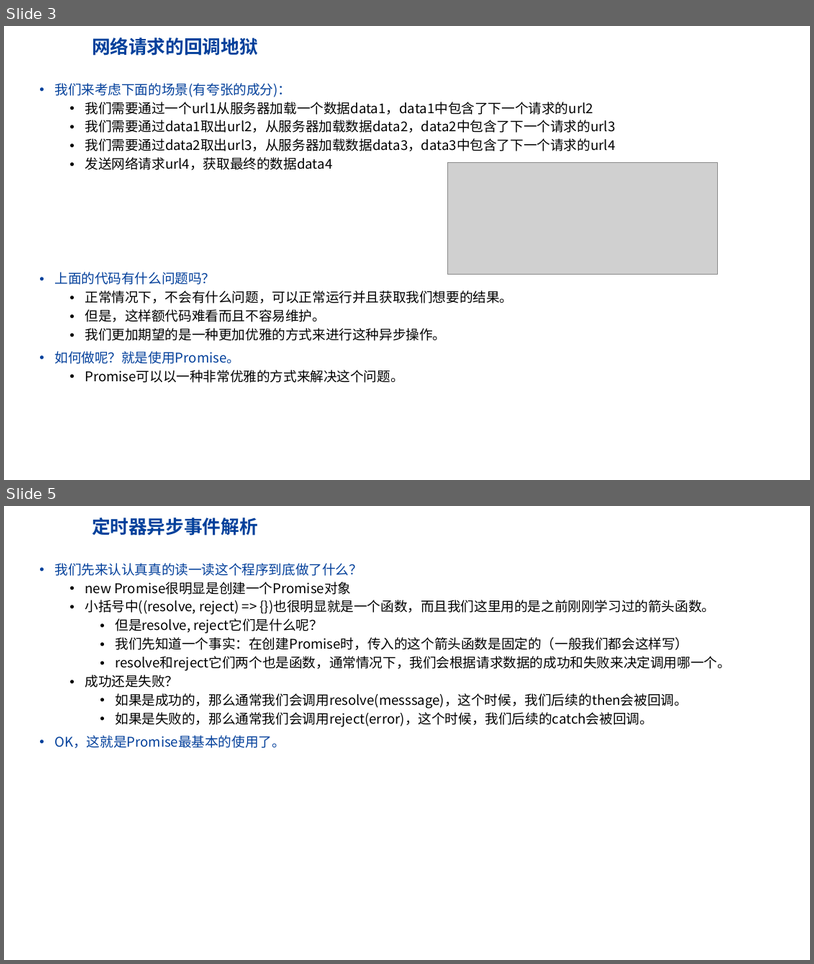
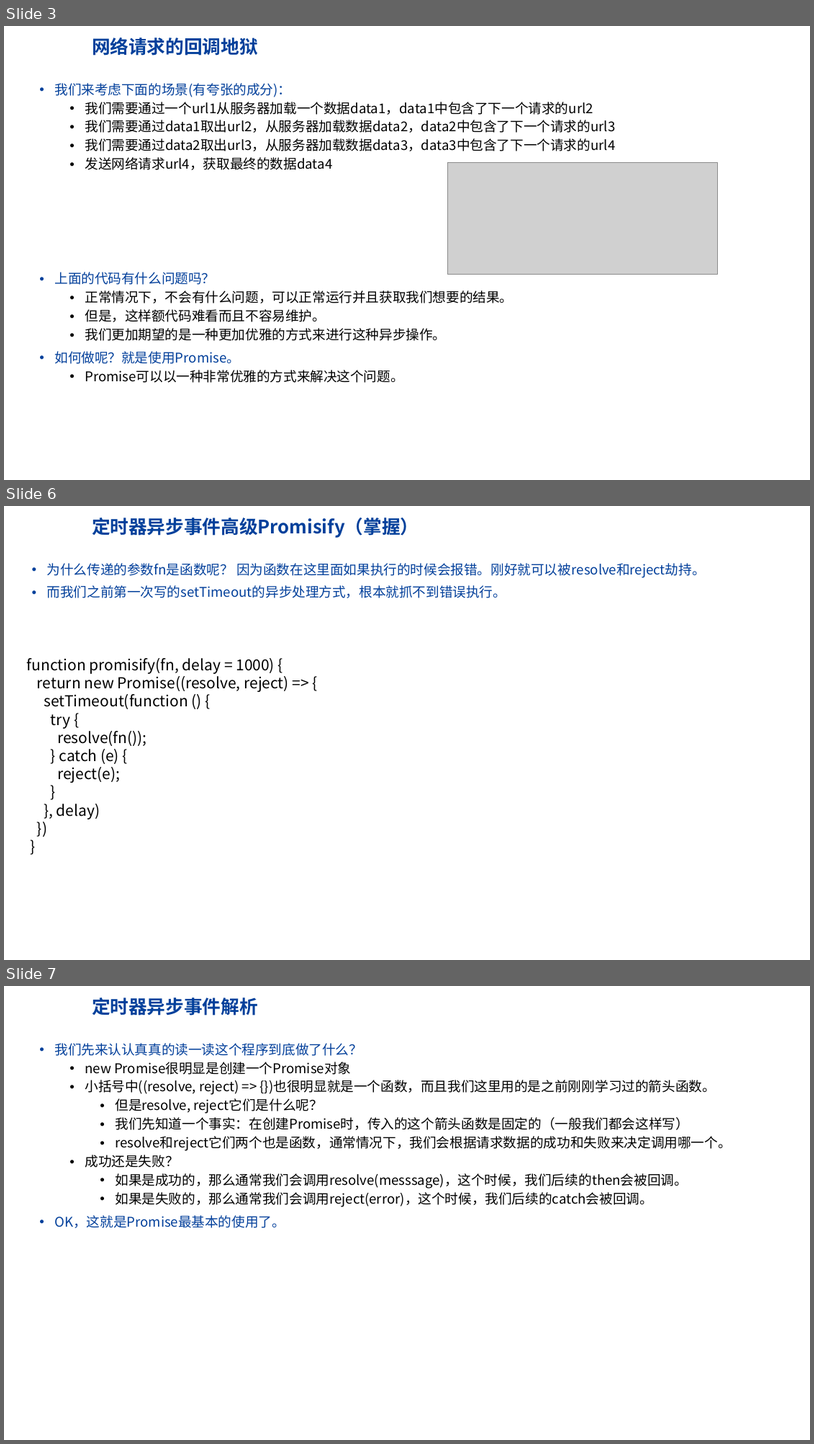
Before and after one commit to highh5/highh5.github.io, a slide deck: 其它提交/promise.pptx. Shown one above the other, each under a label of ours: slides 3 and 5 before the commit, slides 3, 6 and 7 after it; the slides between them are not shown. The pictures are 814x964 and 814x1444 pixels, drawn with LibreOffice and Linux fonts; fonts in the diff are those of the drawing; grey boxes stand for pictures; background and template pictures are left out. Boxes give left, top, right and bottom in pixels: in the first picture for what was removed or moved away, otherwise in the second. Text is boxed around its words. In the diff, an @@ line names an element or a change of style, - is before the commit and + after.

```diff
--- a/其它提交/promise.pptx
+++ b/其它提交/promise.pptx
@@ slide 6 added at (4, 506, 810, 960), background #FFFFFF @@
@@ title added at (92, 518, 419, 538), 22 pt, text #03409B, bold @@
+定时器异步事件高级Promisify（掌握）
@@ text added at (47, 563, 706, 598), 16 pt, text #03409B @@
+• 为什么传递的参数fn是函数呢？ 因为函数在这里面如果执行的时候会报错。刚好就可以被resolve和reject劫持。
+• 而我们之前第一次写的setTimeout的异步处理方式，根本就抓不到错误执行。
@@ text added at (27, 658, 288, 819), 18 pt, text #000000 @@
+function promisify(fn, delay = 1000) {
+return new Promise((resolve, reject) => {
+setTimeout(function () {
+try {
+resolve(fn());
+} catch (e) {
+reject(e);
+}
+}, delay)
+})
+}
@@ what was slide 5 is now slide 7 @@
```
Also in this commit, not shown: 2 slides changed, 3 other slides added, 38 other files.
